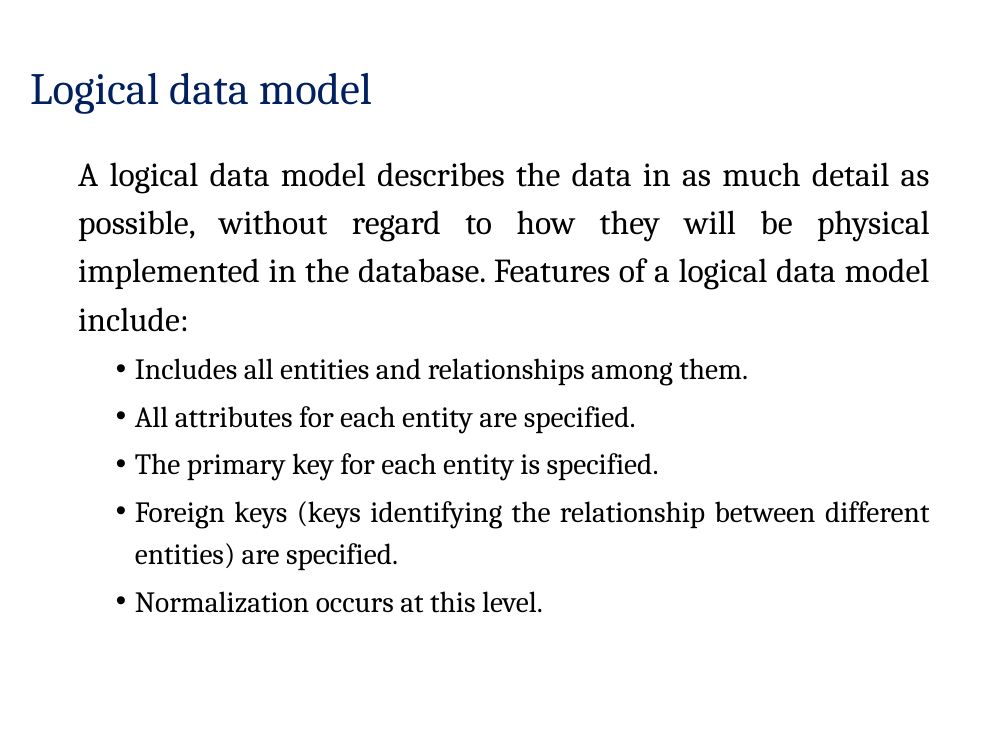
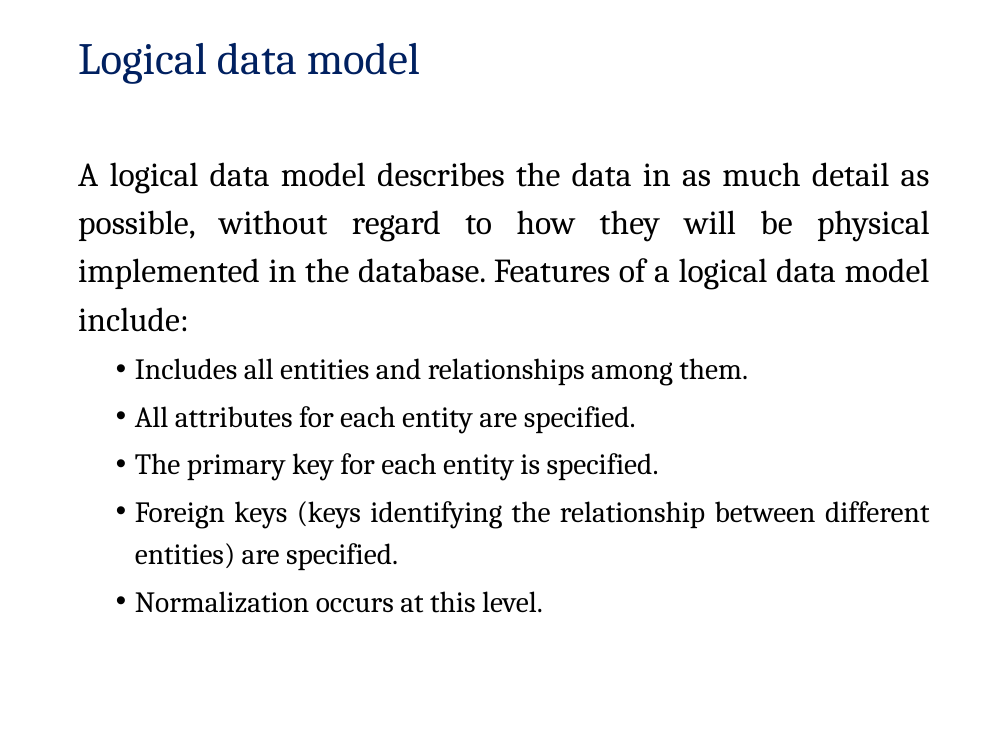
Before and after one commit to pankajfri/Training-Materials, a slide deck: slide 14 of Advanced Web Technologies/Database Concepts/Session2.pptx (slide 6 before the commit). Drawn at 1008x756 pixels with LibreOffice and Linux fonts; fonts in the diff are those of the drawing; background and template pictures are left out. Boxes give left, top, right and bottom in pixels: in the first picture for what was removed or moved away, otherwise in the second. Text is boxed around its words. In the diff, an @@ line names an element or a change of style, - is before the commit and + after.

```diff
--- a/Advanced Web Technologies/Database Concepts/Session2.pptx
+++ b/Advanced Web Technologies/Database Concepts/Session2.pptx
@@ title "Logical data model": place and size @@
-title "Logical data model" at [30,73,372,114]
+title "Logical data model" at [78,43,420,84]
```
Also in this commit, not shown: 5 other slides changed, 15 slides added, 3 slides removed, 1 other file.
